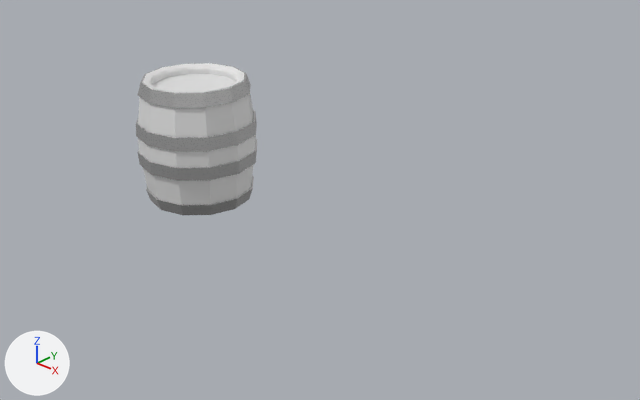
Before and after pictures for a commit that changed the Blender file Section 2/Barrel.blend.
Rendered twice from a 50 mm lens placed at (6.5, -5.19, 3.71), pointed at (1.4, 0.27, 0.29). Lighting does not change. The marker at lower left points along +X, +Y and +Z.

Objects in the first picture: 'Barrel (Profile).12'.
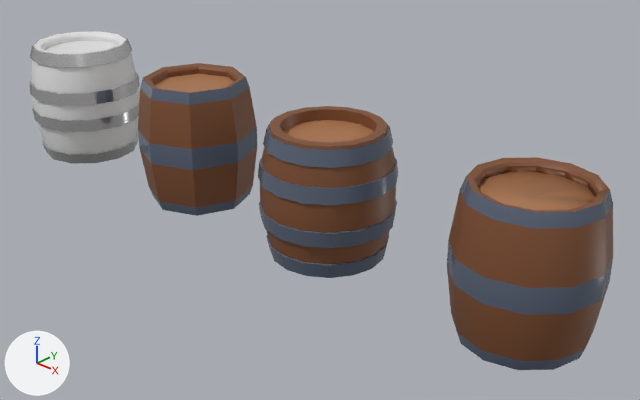
Commit message: S2-17 Flat Or Smooth Shading

ob_barrel_position is not drawn itself; it is the parent of ob_barrel__rot_array__12.

Location of each change, (x1, y1, x2, y2) in pixels of the pictures (640 x 400 px):
'Barrel (Rot_Array).12', shown (brown): after (447, 157, 613, 370)
'Barrel (Profile).12', shading changed, moved: before (136, 63, 257, 215); after (29, 31, 140, 164)
'Barrel (Box Modelling)', shown: after (258, 106, 398, 278)
'Barrel (Profile).8', shown (brown): after (138, 63, 257, 216)

What changed in the scene script:
```text
Change me_vert_001:
    where me_vert_001.from_pydata(...)  # 528 vertices, 540 faces; spans x -0.597..0.597, y -0.597..0.597, z 0.0..1.236
    used by ob_barrel__profile__12; location = (0.0, 0.0, 0.0)
    me_vert_001 part 1: edges marked sharp go from 0 to 296
Change ob_barrel__box_modelling:
    remove ob_barrel__box_modelling.hide_set(True)
    ob_barrel__box_modelling.location: (0.0, 0.0, 0.0) -> (1.744, 0.0, 0.0)
Change ob_barrel__profile__8:
    remove ob_barrel__profile__8.hide_set(True)
Change ob_barrel__profile__12:
    ob_barrel__profile__12.location: (0.0, 0.0, 0.0) -> (-1.935, 0.0, 0.0)
Change ob_barrel__rot_array__12:
    remove ob_barrel__rot_array__12.hide_set(True)
Change ob_barrel_position:
    ob_barrel_position.location: (0.0, 0.0, 0.0) -> (3.718, 0.0, 0.0)
    remove ob_barrel_position.hide_set(True)
```
